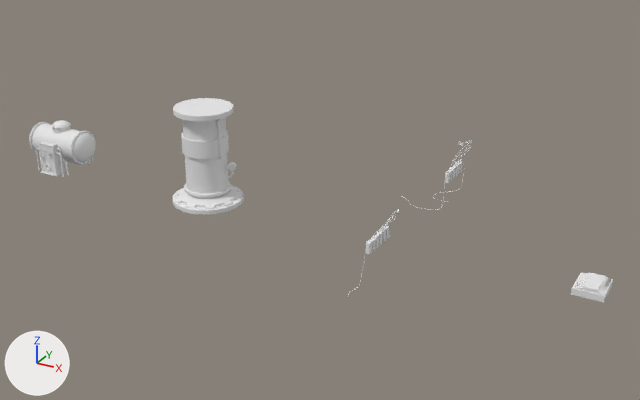
Before and after pictures for a commit that changed the Blender file modelssrc/stpm64/port1.blend.
Camera for both pictures: a camera (50 mm lens) standing at (1293.0, -1740.0, 941.0) and looking at (224.0, 205.0, -32.0). Every picture has the same lights, and +X, +Y and +Z are marked at lower left.

Objects in the first picture: 'Barrel 01', 'Barrel 02', 'Console 01'.
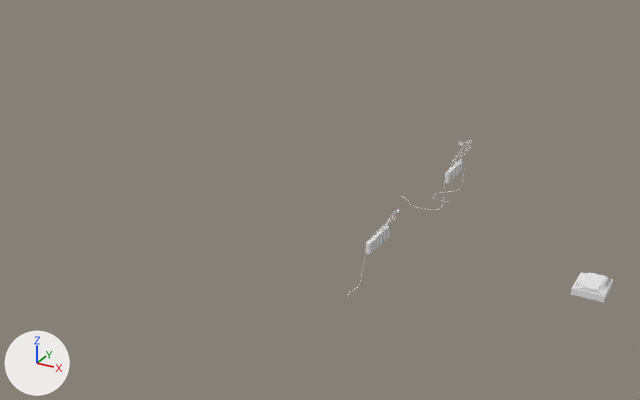
Commit message: STALKER port work

What the commit changed:
Object 'Barrel 01' (ob_barrel_01) is deleted.
Object 'Barrel 02' (ob_barrel_02) is deleted.

Changed parts and their boxes (x1, y1, x2, y2) in the pictures (640 x 400 px):
'Barrel 01', deleted
    before: (172, 98, 244, 215)
    faces in mat_mtl_pod_02 (its picture is missing): (175, 118, 241, 208)
    faces in mat_mtl_bochka_01 (its picture is missing): (181, 118, 231, 198)
    faces in mat_mtl_luk_ch_01 (its picture is missing): (173, 98, 233, 116)
    faces in mat_mtl_bochka_03 (its picture is missing): (172, 185, 244, 215)
    faces in mat_mtl_walls2 (its picture is missing): (173, 108, 241, 209)
'Barrel 02', deleted
    before: (29, 120, 96, 177)
